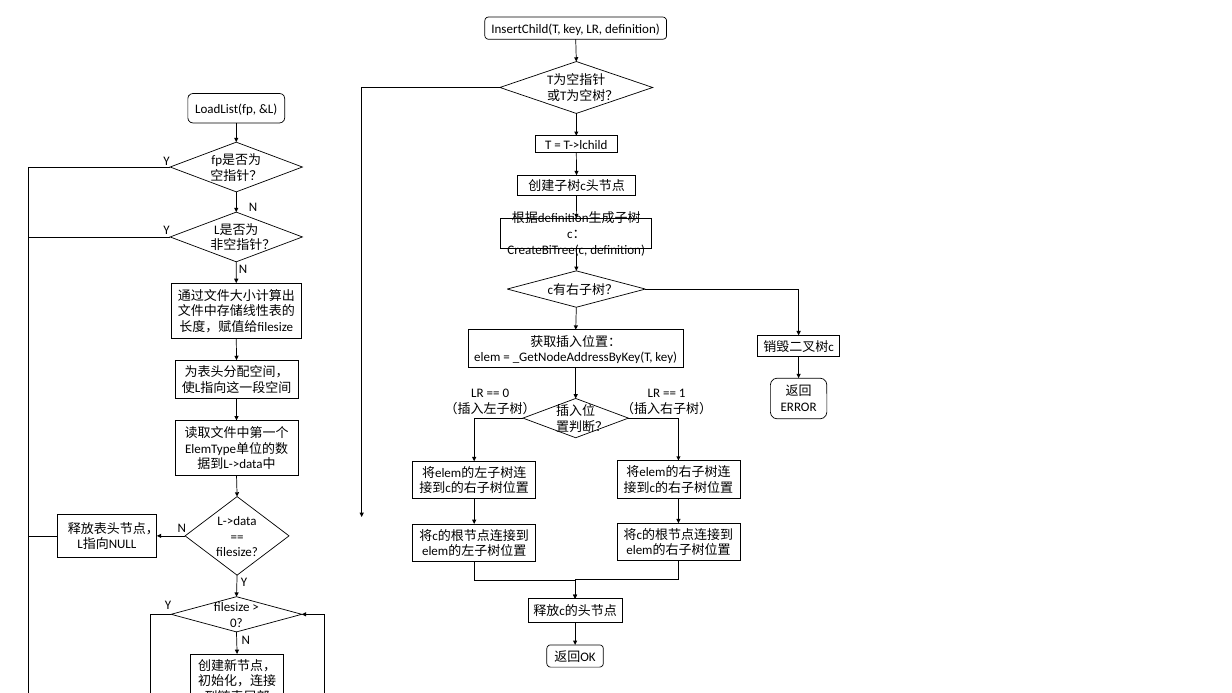
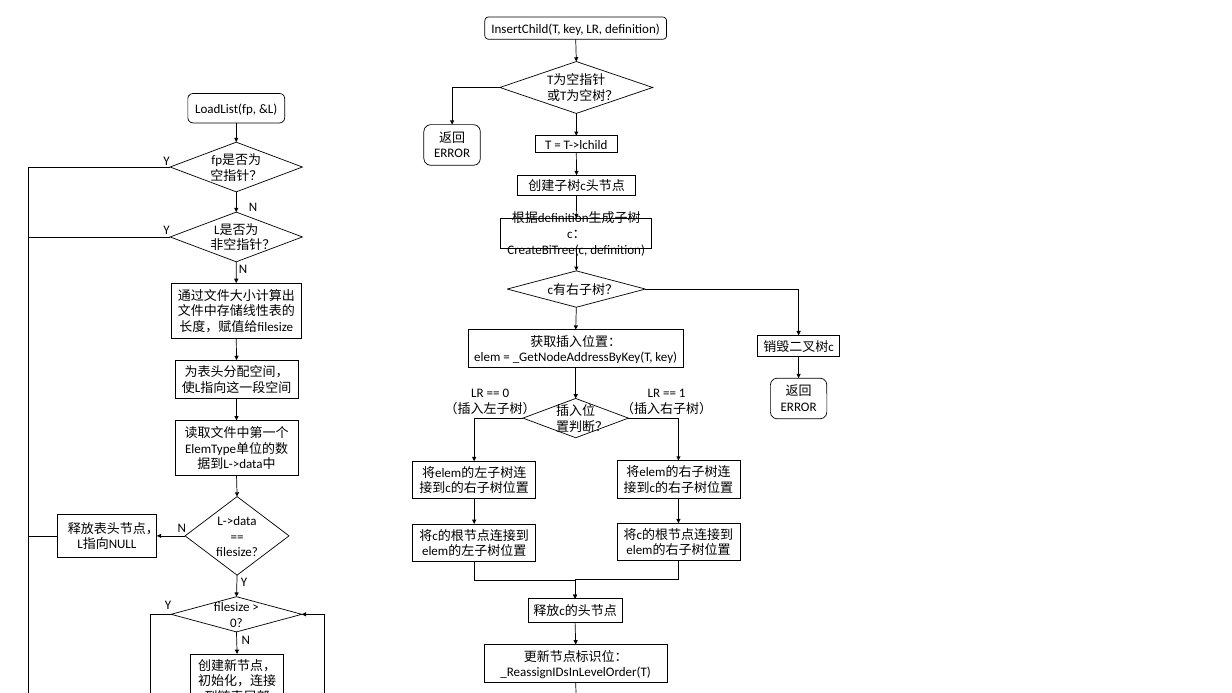
Before and after one commit to smdsbz/homework, a slide deck: slide 17 of data_structure/charts.pptx. Drawn at 1232x693 pixels with LibreOffice and Linux fonts; fonts in the diff are those of the drawing. Boxes give left, top, right and bottom in pixels: in the first picture for what was removed or moved away, otherwise in the second. Text is boxed around its words. In the diff, an @@ line names an element or a change of style, - is before the commit and + after.

```diff
--- a/data_structure/charts.pptx
+++ b/data_structure/charts.pptx
@@ elbow arrow moved from (500, 87) - (362, 517) to (500, 87) - (452, 125) @@
@@ rounded rectangle "返回ERROR": place and size @@
-rounded rectangle "返回ERROR" at (547, 645, 604, 667)
+rounded rectangle "返回ERROR" at (424, 125, 480, 165)
@@ text in rounded rectangle at (434, 131, 470, 157): text changed @@
-返回OK
+返回ERROR
@@ rectangle added at (484, 645, 667, 683), fill #FFFFFF, outline #000000 1 pt, 18 pt, text #000000 @@
+更新节点标识位：
+_ReassignIDsInLevelOrder(T)
@@ arrow added from (576, 683) to (576, 693), #000000 1 pt @@
```
Also in this commit, not shown: 3 other files.
